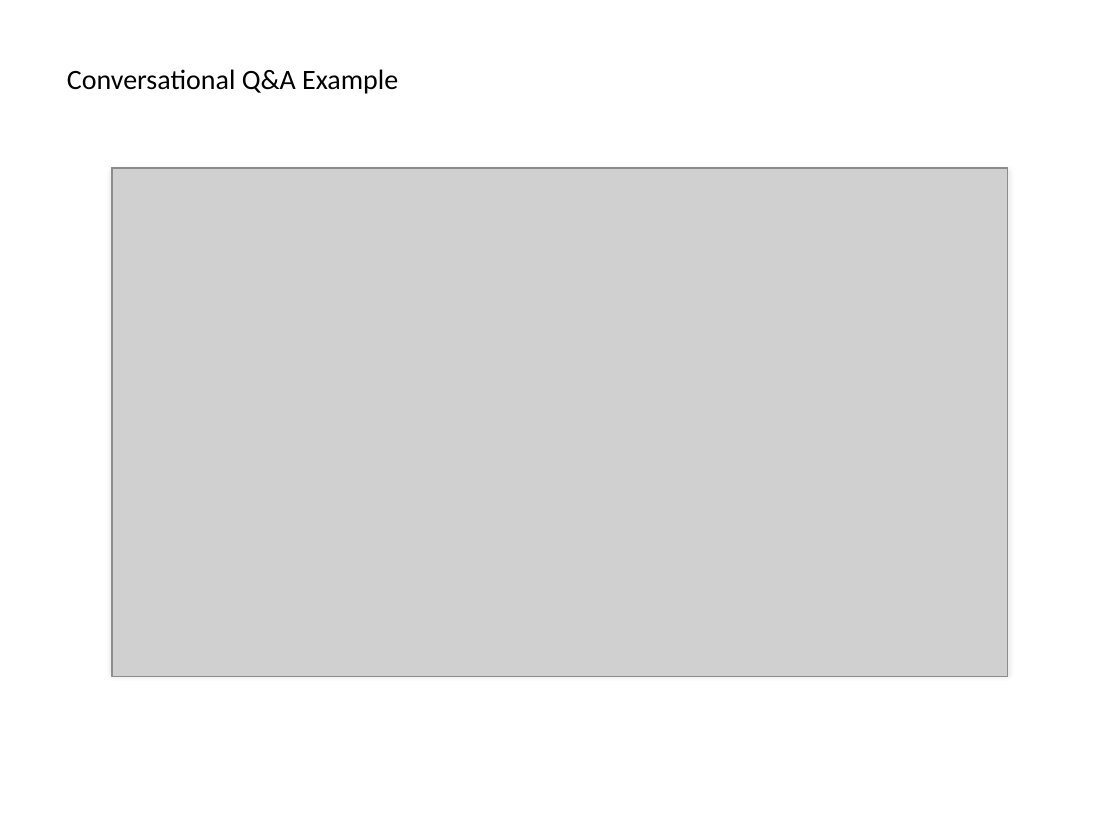
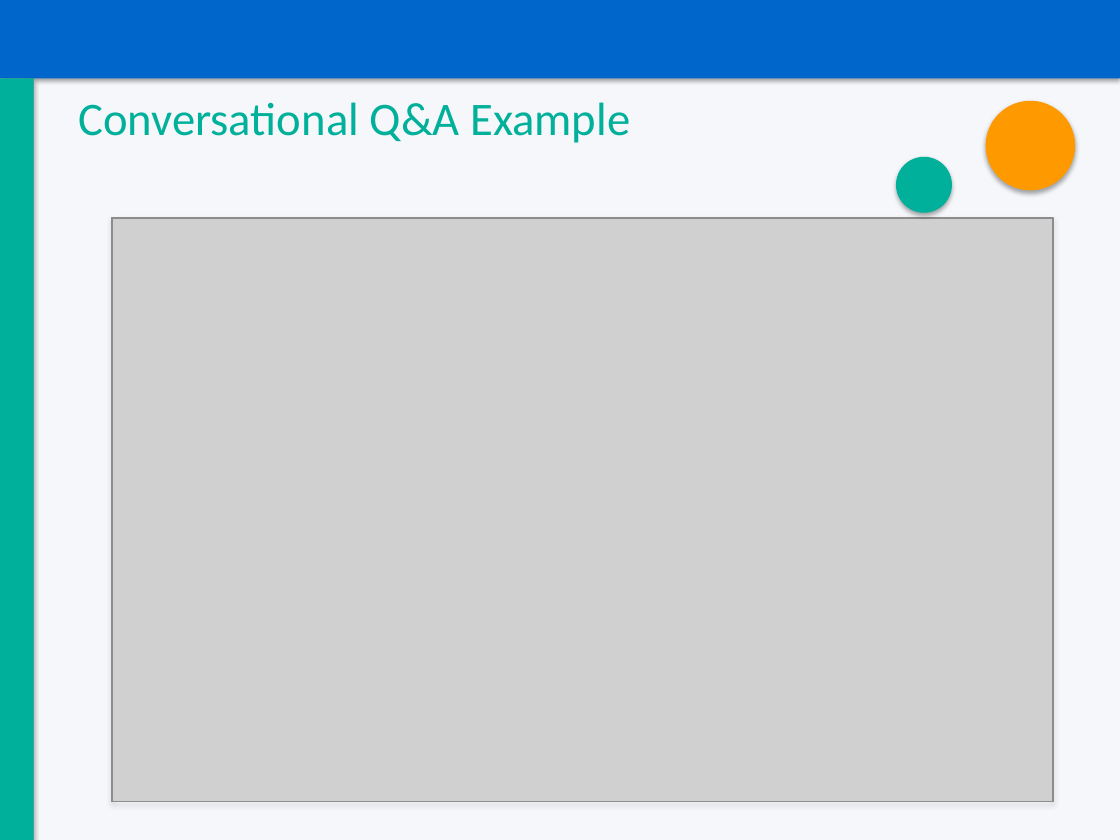
Before and after one commit to abhisam135/retail-insights-assistant, a slide deck: slide 14 of docs/Retail_Insights_Assistant_Presentation.pptx. Drawn at 1120x840 pixels with LibreOffice and Linux fonts; fonts in the diff are those of the drawing; grey boxes stand for pictures. Boxes give left, top, right and bottom in pixels: in the first picture for what was removed or moved away, otherwise in the second. Text is boxed around its words. In the diff, an @@ line names an element or a change of style, - is before the commit and + after.

```diff
--- a/docs/Retail_Insights_Assistant_Presentation.pptx
+++ b/docs/Retail_Insights_Assistant_Presentation.pptx
@@ rectangle added at [0,0,1120,840], fill #F0F4F8 @@
@@ rectangle added at [0,0,1120,56], fill #00468C @@
@@ rectangle added at [0,0,1120,78], fill #0066CC @@
@@ rectangle added at [34,19,1120,840], fill #F5F7FA @@
@@ rectangle added at [0,78,34,840], fill #00B09B @@
@@ text "Conversational Q&A Example": place and size @@
-text "Conversational Q&A Example" at [67,69,398,94]
+text "Conversational Q&A Example" at [78,102,630,143]
@@ text "Conversational Q&A Example" at [78,102,630,143]: size 18 to 30 pt, text colour #000000 to #00B09B @@
@@ ellipse added at [986,101,1075,190], fill #FF9900 @@
@@ ellipse added at [896,157,952,213], fill #00B09B @@
@@ picture: place and size @@
-picture at [112,168,1008,676]
+picture at [112,218,1053,802]
@@ rectangle: place and size @@
-rectangle at [112,168,1008,672]
+rectangle at [112,218,1053,802]
```
Also in this commit, not shown: 14 other slides changed, 1 slide added, 1 slide removed.
